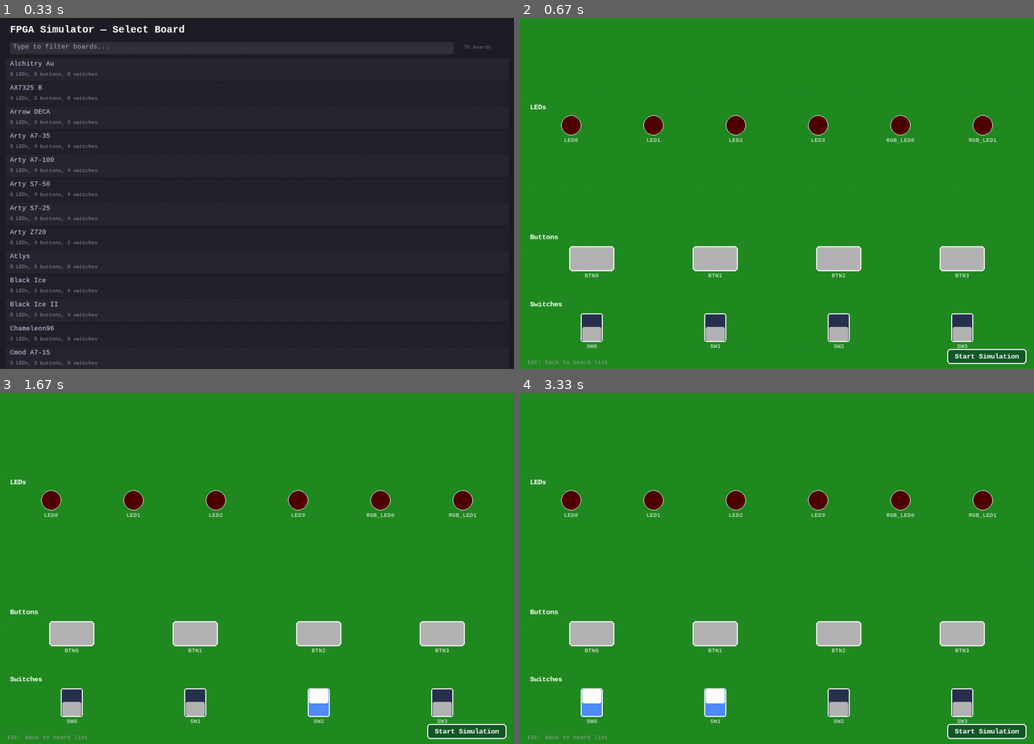
Above: before the commit, frames 1-4 (two rows, left to right).
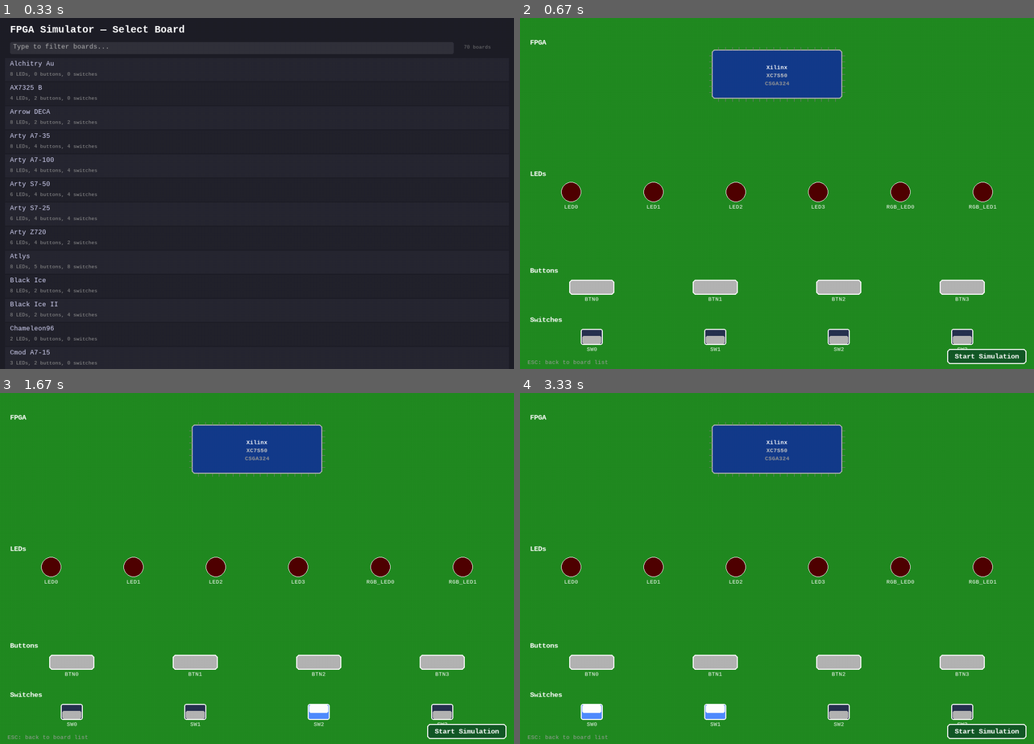
Above: after the commit, the same moments.

Repository: Machai-Kydoimos/fpga-board-sim
Game: pygame game, started from fpga_board.py
Two runs of this game, one before a commit and one after it. Both use one fixed random seed, a clock stepped at 60 frames per second and the inputs below.
Inputs (mouse positions are in pixels of both pictures, inside the frame that each line leads up to):
- Up to frame 1 (0.33 s): no input
- Up to frame 2 (0.67 s): press the mouse at (653, 197) at 0.37 s; move the mouse to (741, 232) at 0.47 s; release the mouse at (828, 270) at 0.6 s
- Up to frame 3 (1.67 s): click (71, 712) at 0.72 s; press the mouse at (71, 712) at 1.03 s; move the mouse to (113, 610) at 1.13 s; release the mouse at (149, 512) at 1.27 s; press the mouse at (318, 712) at 1.37 s; move the mouse to (282, 701) at 1.47 s; release the mouse at (246, 694) at 1.6 s
- Up to frame 4 (3.33 s): press the mouse at (838, 712) at 1.7 s; move the mouse to (710, 635) at 1.8 s; release the mouse at (586, 557) at 1.93 s; press the mouse at (962, 712) at 2.03 s; move the mouse to (884, 705) at 2.13 s; release the mouse at (812, 701) at 2.27 s; press the mouse at (962, 712) at 2.37 s; move the mouse to (797, 631) at 2.47 s; release the mouse at (638, 550) at 2.6 s; press the mouse at (715, 712) at 2.7 s; move the mouse to (694, 652) at 2.8 s; release the mouse at (669, 596) at 2.93 s; press the mouse at (591, 712) at 3.03 s; move the mouse to (638, 670) at 3.13 s; release the mouse at (679, 631) at 3.27 s

Frame 1 is identical in both runs. In frame 2, 12% of the frame differs, in the area x 1-93%, y 6-95%; in frame 3, 12%; in frame 4, 12%.

Commit message:
Extract FPGA vendor/device/clocks and render chip on board
board_loader.py:
- Replace _PLATFORM_NAMES list with _PLATFORM_VENDORS dict mapping
  platform class names to vendor strings (Xilinx, Intel, Lattice, etc.)
- Mock platform classes now carry a _vendor attribute so vendor survives
  Python class inheritance (resolved via __mro__ walk)
- Add _extract_clocks() to read Clock() frequencies from resource lists
- Extend BoardDef with vendor, device, package, clocks fields
- Move serialization onto BoardDef as to_json() / from_json() classmethods,
  removing the wrong-module coupling where fpga_board.py imported from
  sim_testbench.py

fpga_board.py:
- Add FPGAChip component class with vendor-specific colours, centered
  label text, and decorative IC pin marks along all four edges
- Wire FPGAChip into FPGABoard.__init__, _layout(), _place_items(),
  and _draw() as a new section (weight 2, above LEDs/buttons/switches)

sim_testbench.py:
- Remove _board_to_json and _load_board_from_env (now BoardDef methods)
- _load_board_from_env() is now a one-liner delegating to BoardDef.from_json()

sim/run_tests.py:
- Add checks for Arty A7-35 vendor, device, and clocks extraction
- Add inline-board vendor check
- Add JSON round-trip checks for vendor, device, and clocks fields
- Remove import of _board_to_json / _load_board_from_env from sim_testbench

Tests: 34/36 pass (2 pre-existing VPI lib naming failures unrelated to
these changes; all board loader, serialization, and GHDL analysis tests pass)

Co-Authored-By: Claude Sonnet 4.6 <noreply@anthropic.com>

Diff:
--- a/board_loader.py
+++ b/board_loader.py
@@ -5,6 +5,7 @@
 requiring the full amaranth toolchain.
 """
 
+import json
 import re
 from dataclasses import dataclass, field
 from pathlib import Path
@@ -149,13 +150,18 @@
 #  Exec namespace
 # ═══════════════════════════════════════════════════════════════════════
 
-_PLATFORM_NAMES = [
-    "XilinxPlatform", "IntelPlatform",
-    "LatticeICE40Platform", "LatticeECP5Platform",
-    "LatticeMachXO2Platform", "LatticeMachXO3LPlatform",
-    "QuicklogicPlatform", "GowinPlatform",
-    "Xilinx7SeriesPlatform", "XilinxUltraScalePlatform",
-]
+_PLATFORM_VENDORS: dict[str, str] = {
+    "XilinxPlatform":           "Xilinx",
+    "Xilinx7SeriesPlatform":    "Xilinx",
+    "XilinxUltraScalePlatform": "Xilinx",
+    "IntelPlatform":            "Intel",
+    "LatticeICE40Platform":     "Lattice",
+    "LatticeECP5Platform":      "Lattice",
+    "LatticeMachXO2Platform":   "Lattice",
+    "LatticeMachXO3LPlatform":  "Lattice",
+    "QuicklogicPlatform":       "QuickLogic",
+    "GowinPlatform":            "Gowin",
+}
 
 
 def _make_namespace():
@@ -200,9 +206,25 @@
         "__name__":     "_board_loader_exec",
         "__builtins__": __builtins__,
     }
-    for name in _PLATFORM_NAMES:
-        ns[name] = type(name, (), {"resources": [], "connectors": []})
+    for name, vendor in _PLATFORM_VENDORS.items():
+        ns[name] = type(name, (), {
+            "resources": [], "connectors": [], "_vendor": vendor,
+        })
     return ns
+
+
+# ═══════════════════════════════════════════════════════════════════════
+#  Clock extraction
+# ═══════════════════════════════════════════════════════════════════════
+
+def _extract_clocks(resources: list) -> list[float]:
+    """Return sorted unique clock frequencies (Hz) from the resource list."""
+    seen: set[float] = set()
+    for res in resources:
+        for io in res.ios:
+            if isinstance(io, _Clock):
+                seen.add(io.freq)
+    return sorted(seen)
 
 
 # ═══════════════════════════════════════════════════════════════════════
@@ -254,6 +276,10 @@
     """Parsed board definition with UI-relevant resources."""
     name: str
     class_name: str
+    vendor: str = ""
+    device: str = ""
+    package: str = ""
+    clocks: list = field(default_factory=list)   # Hz, e.g. [25e6, 100e6]
     leds: list = field(default_factory=list)
     buttons: list = field(default_factory=list)
     switches: list = field(default_factory=list)
@@ -263,6 +289,49 @@
         return (f"{len(self.leds)} LEDs, "
                 f"{len(self.buttons)} buttons, "
                 f"{len(self.switches)} switches")
+
+    def to_json(self) -> str:
+        """Serialize to JSON for passing to the cocotb subprocess."""
+        def _comp(c):
+            return {
+                "name": c.name, "number": c.number,
+                "pins": c.pins, "direction": c.direction,
+                "inverted": c.inverted,
+                "connector": list(c.connector) if c.connector else None,
+                "attrs": c.attrs,
+            }
+        return json.dumps({
+            "name": self.name, "class_name": self.class_name,
+            "vendor": self.vendor, "device": self.device,
+            "package": self.package, "clocks": self.clocks,
+            "leds":    [_comp(c) for c in self.leds],
+            "buttons": [_comp(c) for c in self.buttons],
+            "switches": [_comp(c) for c in self.switches],
+        })
+
+    @classmethod
+    def from_json(cls, raw: str) -> "BoardDef":
+        """Deserialize from JSON produced by to_json()."""
+        data = json.loads(raw)
+
+        def _make(items, kind):
+            return [ComponentInfo(
+                kind=kind,
+                name=c["name"], number=c["number"],
+                pins=c.get("pins", []), direction=c.get("direction", ""),
+                inverted=c.get("inverted", False),
+                connector=tuple(c["connector"]) if c.get("connector") else None,
+                attrs=c.get("attrs", {}),
+            ) for c in items]
+
+        return cls(
+            name=data["name"], class_name=data["class_name"],
+            vendor=data.get("vendor", ""), device=data.get("device", ""),
+            package=data.get("package", ""), clocks=data.get("clocks", []),
+            leds=_make(data.get("leds", []), "led"),
+            buttons=_make(data.get("buttons", []), "button"),
+            switches=_make(data.get("switches", []), "switch"),
+        )
 
 
 # ═══════════════════════════════════════════════════════════════════════
@@ -381,9 +450,18 @@
         if not (leds or buttons or switches):
             continue
 
+        vendor = next(
+            (getattr(base, "_vendor", "") for base in obj.__mro__
+             if getattr(base, "_vendor", "")),
+            ""
+        )
         boards.append(BoardDef(
             name=_prettify_class_name(obj_name),
             class_name=obj_name,
+            vendor=vendor,
+            device=getattr(obj, "device", ""),
+            package=getattr(obj, "package", ""),
+            clocks=_extract_clocks(resources),
             leds=leds,
             buttons=buttons,
             switches=switches,
--- a/fpga_board.py
+++ b/fpga_board.py
@@ -34,6 +34,60 @@
 
 
 # ── Component classes ────────────────────────────────────────────────
+
+class FPGAChip:
+    """Visual representation of the FPGA IC package on the board."""
+
+    _VENDOR_COLORS = {
+        "Xilinx":     (20,  60, 140),
+        "Intel":      (0,   90,  50),
+        "Lattice":    (90,  20,  90),
+        "QuickLogic": (130, 60,   0),
+        "Gowin":      (70,  70,   0),
+    }
+
+    def __init__(self, vendor: str = "", device: str = "", package: str = ""):
+        self.vendor  = vendor
+        self.device  = device
+        self.package = package
+        self.rect = pygame.Rect(0, 0, 0, 0)
+
+    def draw(self, surface, font):
+        if self.rect.width < 20:
+            return
+        r = self.rect
+        color = self._VENDOR_COLORS.get(self.vendor, (40, 40, 40))
+
+        pygame.draw.rect(surface, color, r, border_radius=6)
+        pygame.draw.rect(surface, (180, 180, 180), r, 2, border_radius=6)
+        self._draw_pin_marks(surface, r)
+
+        cx, cy = r.centerx, r.centery
+        for text, colour, dy in [
+            (self.vendor,          WHITE,          -14),
+            (self.device.upper(),  (200, 200, 200),  2),
+            (self.package.upper(), (150, 150, 150), 18),
+        ]:
+            if text:
+                s = font.render(text, True, colour)
+                surface.blit(s, s.get_rect(centerx=cx, centery=cy + dy))
+
+    def _draw_pin_marks(self, surface, r):
+        color = (120, 120, 120)
+        length = 5
+        h_count = max(4, min(20, r.width  // 14))
+        v_count = max(4, min(14, r.height // 14))
+
+        for i in range(h_count):
+            x = r.left + (i + 1) * r.width // (h_count + 1)
+            pygame.draw.line(surface, color, (x, r.top),    (x, r.top    - length))
+            pygame.draw.line(surface, color, (x, r.bottom), (x, r.bottom + length))
+
+        for i in range(v_count):
+            y = r.top + (i + 1) * r.height // (v_count + 1)
+            pygame.draw.line(surface, color, (r.left,  y), (r.left  - length, y))
+            pygame.draw.line(surface, color, (r.right, y), (r.right + length, y))
+
 
 class LED:
     """A read-only indicator controlled via FPGABoard.set_led()."""
@@ -282,10 +336,16 @@
         pygame.display.set_caption(title)
 
         if board_def:
+            self.fpga_chip = FPGAChip(
+                vendor=board_def.vendor,
+                device=board_def.device,
+                package=board_def.package,
+            )
             self.leds = [LED(i, info=c) for i, c in enumerate(board_def.leds)]
             self.buttons = [Button(i, info=c) for i, c in enumerate(board_def.buttons)]
             self.switches = [Switch(i, info=c) for i, c in enumerate(board_def.switches)]
         else:
+            self.fpga_chip = FPGAChip()
             self.leds = [LED(i) for i in range(num_leds)]
             self.buttons = [Button(i) for i in range(num_buttons)]
             self.switches = [Switch(i) for i in range(num_switches)]
@@ -355,7 +415,7 @@
         label_h = 18
         section_pad = 10
 
-        sections = []
+        sections = [("fpga", [self.fpga_chip], 2)]
         if self.leds:
             sections.append(("leds", self.leds, 3))
         if self.buttons:
@@ -379,6 +439,15 @@
     def _place_items(self, items, x0, y0, avail_w, avail_h, kind):
         n = len(items)
         if n == 0:
+            return
+
+        if kind == "fpga":
+            size_w = min(avail_w * 0.50, 260)
+            size_h = min(avail_h * 0.70, 160)
+            cx = x0 + avail_w / 2
+            cy = y0 + avail_h / 2
+            items[0].rect = pygame.Rect(
+                cx - size_w / 2, cy - size_h / 2, size_w, size_h)
             return
 
         if kind == "leds":
@@ -459,6 +528,12 @@
         font_size = max(10, min(14, self.height // 55))
         font = pygame.font.SysFont("consolas", font_size)
         title_font = pygame.font.SysFont("consolas", font_size + 4, bold=True)
+
+        chip_font = pygame.font.SysFont("consolas", max(11, font_size + 1), bold=True)
+        if self.fpga_chip.rect.width >= 20:
+            t = title_font.render("FPGA", True, WHITE)
+            self.screen.blit(t, (20, self.fpga_chip.rect.top - font_size - 10))
+        self.fpga_chip.draw(self.screen, chip_font)
 
         if self.leds:
             t = title_font.render("LEDs", True, WHITE)
@@ -665,10 +740,9 @@
         # ── Step 5: launch simulation ────────────────────────────
         pygame.quit()  # cocotb subprocess will start its own pygame
 
-        from sim_testbench import _board_to_json
         from sim_bridge import launch_simulation
 
-        board_json = _board_to_json(chosen)
+        board_json = chosen.to_json()
         toplevel = Path(vhdl_path).stem  # assume entity name = filename
 
         # Size generics to match board
--- a/sim/run_tests.py
+++ b/sim/run_tests.py
@@ -60,6 +60,9 @@
     check("Arty has switches", len(a.switches) > 0, f"{len(a.switches)} switches")
     check("LED has pin info", len(a.leds[0].pins) > 0, str(a.leds[0].pins))
     check("LED display_name", a.leds[0].display_name == "LED0")
+    check("Arty vendor is Xilinx", a.vendor == "Xilinx", repr(a.vendor))
+    check("Arty has device", a.device != "", repr(a.device))
+    check("Arty has clocks", len(a.clocks) > 0, str(a.clocks))
 
 # Named buttons (Nexys4DDR)
 nexys = [b for b in boards if "Nexys4" in b.name]
@@ -83,37 +86,45 @@
 inline_boards = load_board_from_source(inline_src, "<inline>")
 check("inline parse", len(inline_boards) == 1, inline_boards[0].name if inline_boards else "none")
 if inline_boards:
-    check("inline 3 LEDs", len(inline_boards[0].leds) == 3)
-    check("inline 2 switches", len(inline_boards[0].switches) == 2)
+    check("inline 3 LEDs",           len(inline_boards[0].leds) == 3)
+    check("inline 2 switches",       len(inline_boards[0].switches) == 2)
+    check("inline vendor is Xilinx", inline_boards[0].vendor == "Xilinx",
+          repr(inline_boards[0].vendor))
 
 
 # ═══════════════════════════════════════════════════════════════════
 # 2. JSON serialization round-trip
 # ═══════════════════════════════════════════════════════════════════
 print("\n=== JSON Serialization ===")
-
-from sim_testbench import _board_to_json, _load_board_from_env
 
 test_board = BoardDef(
     name="RoundTrip", class_name="RTP",
+    vendor="Xilinx", device="xc7a35ti", package="csg324",
+    clocks=[100e6],
     leds=[ComponentInfo("led", "led", 0, pins=["P1"], attrs={"IO": "LVCMOS"})],
     buttons=[ComponentInfo("button", "button_up", 0, pins=["B1"],
                            connector=("pmod", 0))],
     switches=[ComponentInfo("switch", "switch", 0, pins=["S1"])],
 )
-j = _board_to_json(test_board)
+j = test_board.to_json()
 check("serialize to JSON", isinstance(j, str) and len(j) > 10)
 
 parsed = json.loads(j)
-check("JSON has name", parsed["name"] == "RoundTrip")
-check("JSON has LED pin", parsed["leds"][0]["pins"] == ["P1"])
+check("JSON has name",      parsed["name"] == "RoundTrip")
+check("JSON has vendor",    parsed["vendor"] == "Xilinx")
+check("JSON has device",    parsed["device"] == "xc7a35ti")
+check("JSON has clocks",    parsed["clocks"] == [100e6])
+check("JSON has LED pin",   parsed["leds"][0]["pins"] == ["P1"])
 check("JSON has connector", parsed["buttons"][0]["connector"] == ["pmod", 0])
 
 # Round-trip through env
 os.environ["FPGA_SIM_BOARD_JSON"] = j
-rt = _load_board_from_env()
-check("round-trip name", rt.name == "RoundTrip")
-check("round-trip LED pin", rt.leds[0].pins == ["P1"])
+rt = BoardDef.from_json(j)
+check("round-trip name",          rt.name == "RoundTrip")
+check("round-trip vendor",        rt.vendor == "Xilinx")
+check("round-trip device",        rt.device == "xc7a35ti")
+check("round-trip clocks",        rt.clocks == [100e6])
+check("round-trip LED pin",       rt.leds[0].pins == ["P1"])
 check("round-trip btn connector", rt.buttons[0].connector == ("pmod", 0))
 del os.environ["FPGA_SIM_BOARD_JSON"]
 
--- a/sim_testbench.py
+++ b/sim_testbench.py
@@ -10,7 +10,6 @@
 """
 
 import os
-import json
 
 import cocotb
 from cocotb.clock import Clock
@@ -18,56 +17,14 @@
 
 import pygame
 
-# Imported here so the testbench can reconstruct the board UI
-from board_loader import BoardDef, ComponentInfo
+from board_loader import BoardDef
 from fpga_board import FPGABoard
 
 
-def _load_board_from_env():
+def _load_board_from_env() -> BoardDef | None:
     """Reconstruct a BoardDef from the JSON in the environment."""
     raw = os.environ.get("FPGA_SIM_BOARD_JSON", "")
-    if not raw:
-        return None
-    data = json.loads(raw)
-
-    def _make_components(items, kind):
-        return [ComponentInfo(
-            kind=kind,
-            name=c["name"],
-            number=c["number"],
-            pins=c.get("pins", []),
-            direction=c.get("direction", ""),
-            inverted=c.get("inverted", False),
-            connector=tuple(c["connector"]) if c.get("connector") else None,
-            attrs=c.get("attrs", {}),
-        ) for c in items]
-
-    return BoardDef(
-        name=data["name"],
-        class_name=data["class_name"],
-        leds=_make_components(data.get("leds", []), "led"),
-        buttons=_make_components(data.get("buttons", []), "button"),
-        switches=_make_components(data.get("switches", []), "switch"),
-    )
-
-
-def _board_to_json(board_def):
-    """Serialize a BoardDef to JSON (called from the launcher side)."""
-    def _comp(c):
-        return {
-            "name": c.name, "number": c.number,
-            "pins": c.pins, "direction": c.direction,
-            "inverted": c.inverted,
-            "connector": list(c.connector) if c.connector else None,
-            "attrs": c.attrs,
-        }
-    return json.dumps({
-        "name": board_def.name,
-        "class_name": board_def.class_name,
-        "leds": [_comp(c) for c in board_def.leds],
-        "buttons": [_comp(c) for c in board_def.buttons],
-        "switches": [_comp(c) for c in board_def.switches],
-    })
+    return BoardDef.from_json(raw) if raw else None
 
 
 @cocotb.test()
